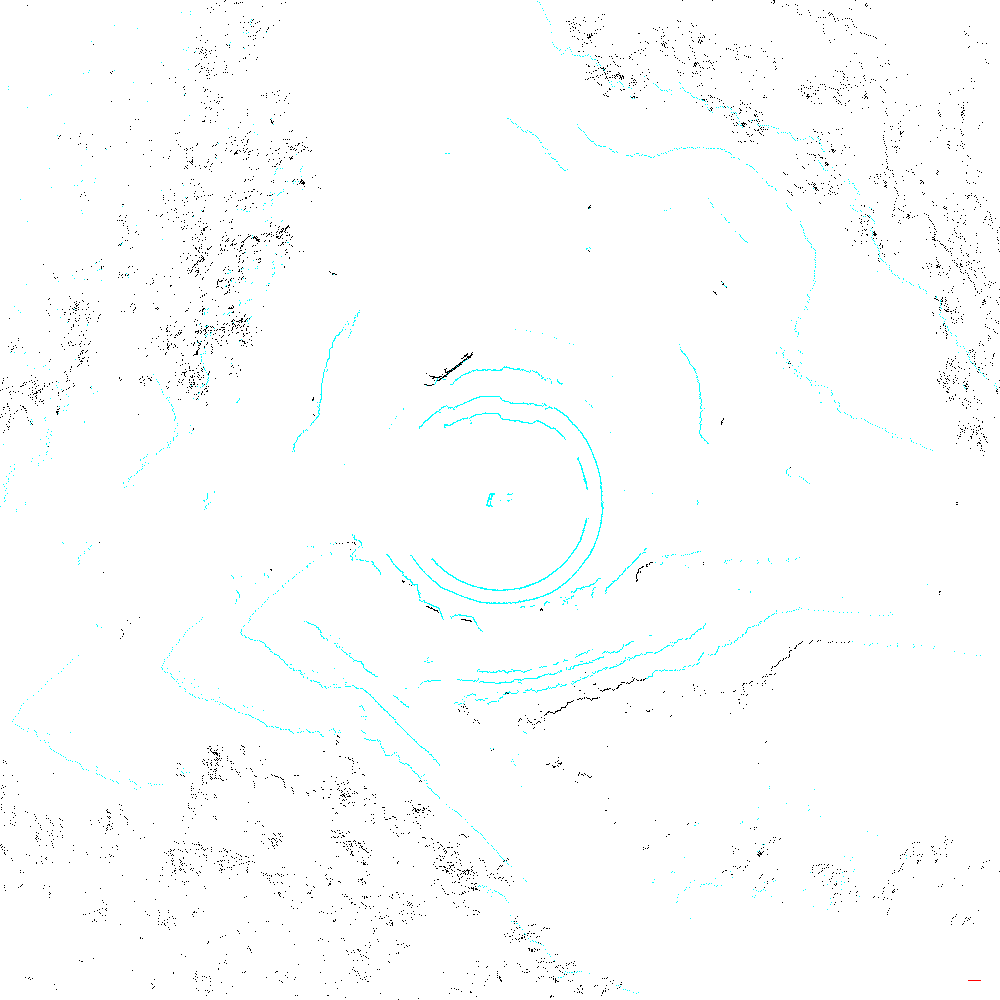
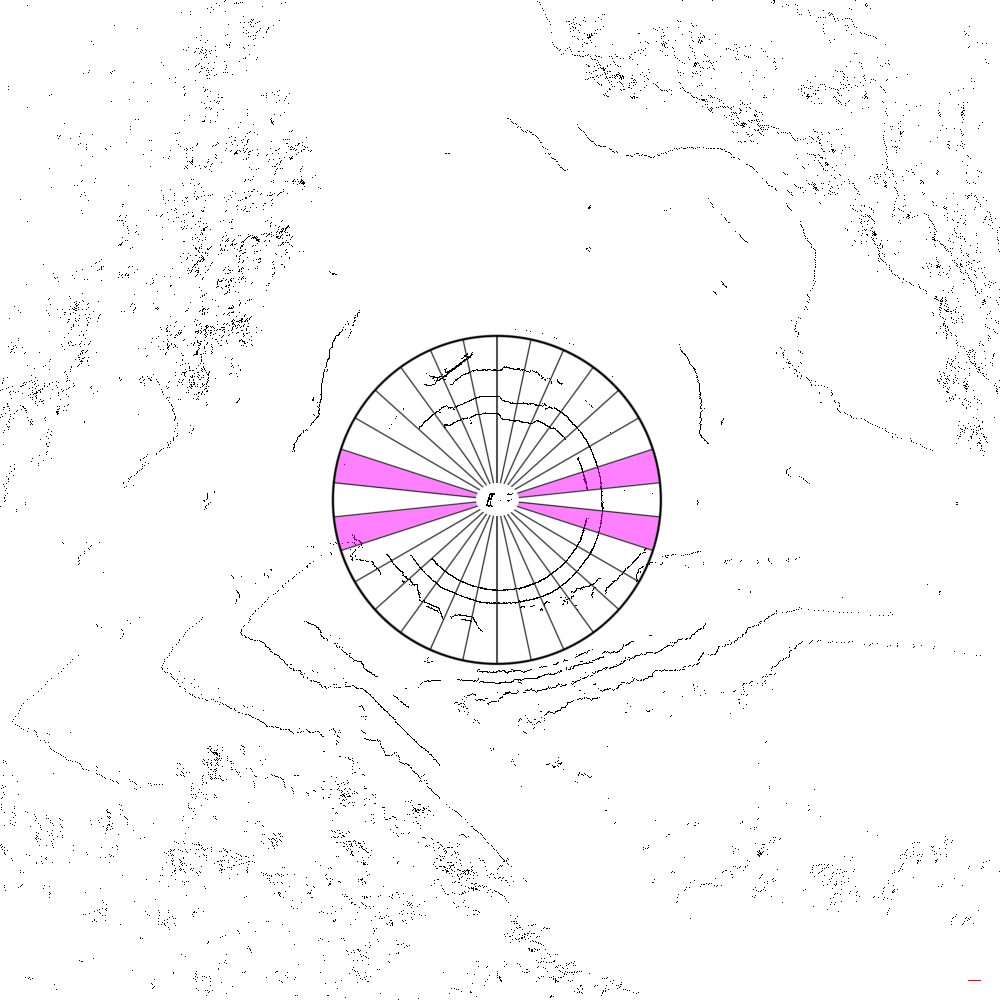
The second 1000×1000 image is a revision of the first. Changes to its layers:
painted on "Ebene" over [331, 334, 663, 666]
painted on "img100171.png" over [0, 1, 997, 994]
